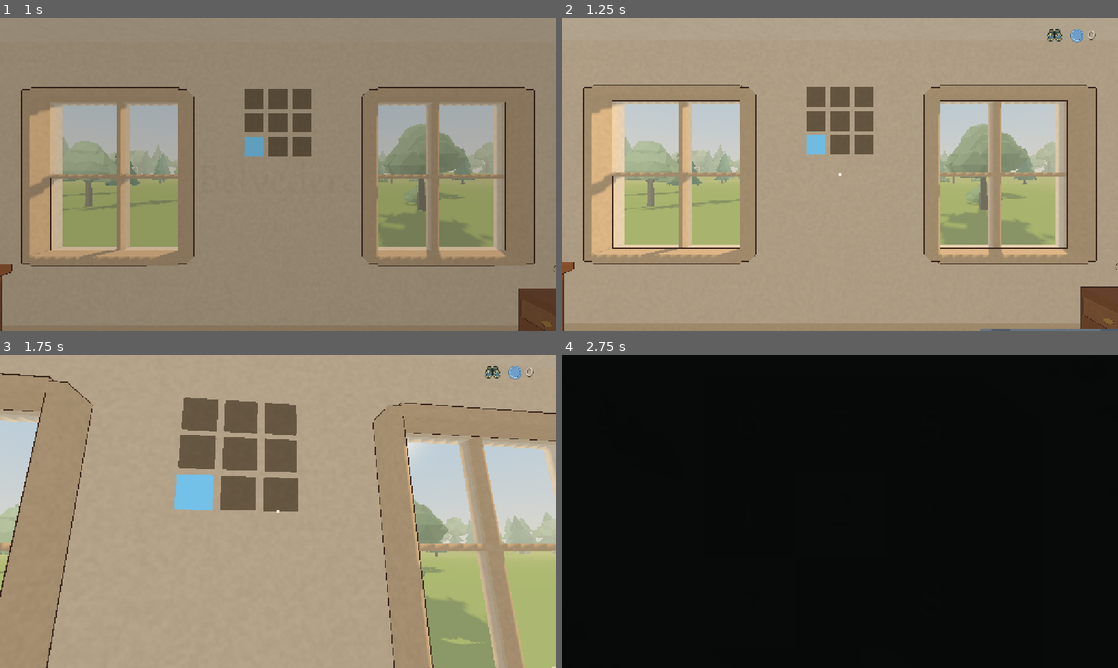
Above: before the commit, frames 1-4 (two rows, left to right).
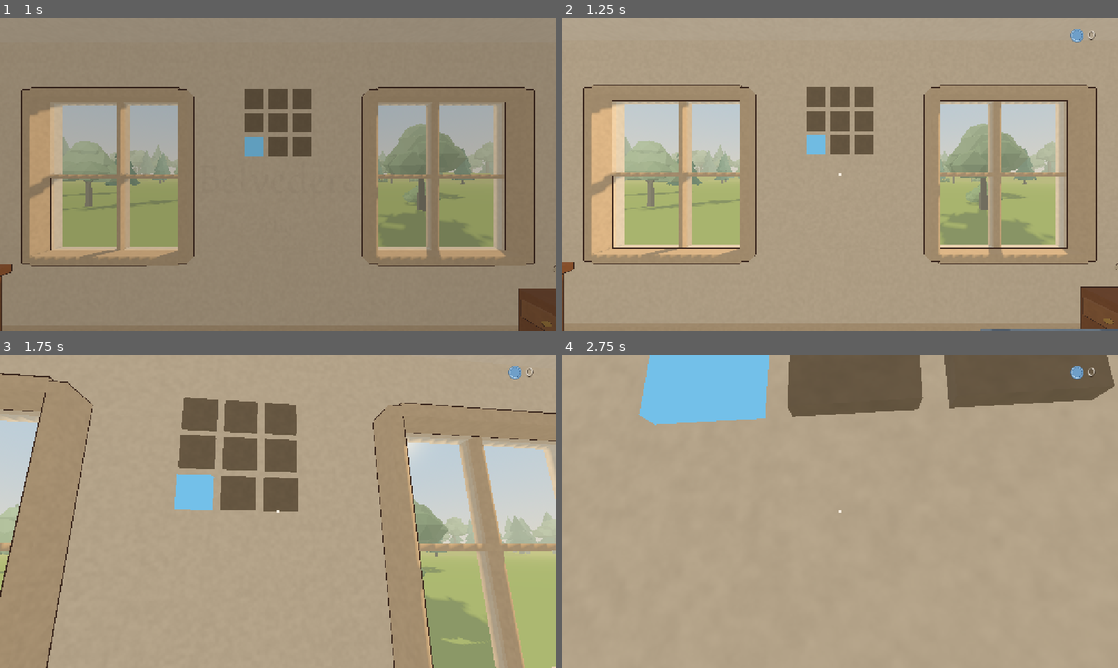
Above: after the commit, the same moments.

Repository: naturalnick/belvedere
Game: Godot game, scene res://scenes/manor.tscn
Two runs of this game, one before a commit and one after it. Both use one fixed random seed, a clock stepped at 60 frames per second and the inputs below.
Inputs (mouse positions are in pixels of both pictures, inside the frame that each line leads up to):
- Up to frame 1 (1 s): click "Play" at 0.5 s
- Up to frame 2 (1.25 s): no input
- Up to frame 3 (1.75 s): tap Enter at 1.25 s; move the mouse to (305, 511) at 1.27 s; hold W from 1.28 s (still down); tap P at 1.35 s; click (305, 511) at 1.42 s; tap Space at 1.52 s
- Up to frame 4 (2.75 s): keep holding W; move the mouse to (812, 511) at 2.02 s; tap B at 2.1 s; tap Space at 2.27 s

Frame 1 is identical in both runs. In frame 2, less than 0.1% of the frame differs, in the area x 87-90%, y 3-8%; in frame 3, less than 0.1%; in frame 4, 100%, in the area x 0-100%, y 0-100%.

Commit message:
Remove the starting binocular grant
The player now earns the binoculars only by opening the Study safe. The
--earn-binoculars flag is gone; the binocular capture grants them itself
for its viewing shots.

Co-Authored-By: Claude Opus 5.5 <noreply@anthropic.com>

Diff:
--- a/scripts/manor_binoculars.gd
+++ b/scripts/manor_binoculars.gd
@@ -33,8 +33,6 @@
 
 func setup(game: Manor, hud_layer: CanvasLayer) -> void:
 	manor = game
-	# Temporary first-pass testing grant; the flag exercises the actual safe unlock path.
-	owned = not OS.get_cmdline_user_args().has("--earn-binoculars")
 	overview_camera = Camera3D.new()
 	overview_camera.name = "ManorOverview"
 	overview_camera.projection = Camera3D.PROJECTION_ORTHOGONAL
--- a/tests/binocular_tests.gd
+++ b/tests/binocular_tests.gd
@@ -33,7 +33,7 @@
 	var item := main.binoculars
 	item.set_process(false)
 	item.acquired.connect(func() -> void: acquisitions += 1)
-	check(item.owned == not OS.get_cmdline_user_args().has("--earn-binoculars"), "testing grant can be disabled to earn binoculars normally")
+	check(not item.owned, "binoculars start unowned until the safe opens")
 	check(not item.toggle(), "title cannot activate binoculars")
 	main.start_play()
 	main.player.automated = true
--- a/tools/binocular_driver.gd
+++ b/tools/binocular_driver.gd
@@ -3,7 +3,9 @@
 func run(driver: Node) -> void:
 	var main: Manor = driver.main
 	var binoculars := main.binoculars
-	driver._check(binoculars.owned, "binoculars are owned at the start of this testing pass")
+	driver._check(not binoculars.owned, "binoculars start unowned")
+	# Grant them for the viewing shots; the safe reward is captured afterwards and still presents once.
+	binoculars.owned = true
 	await get_tree().create_timer(0.18).timeout
 	var original_view := main.player.camera.global_transform
 	var original_fov := main.player.camera.fov
Not shown, changed: AGENTS.md
Not shown, changed: docs/SPEC.md
